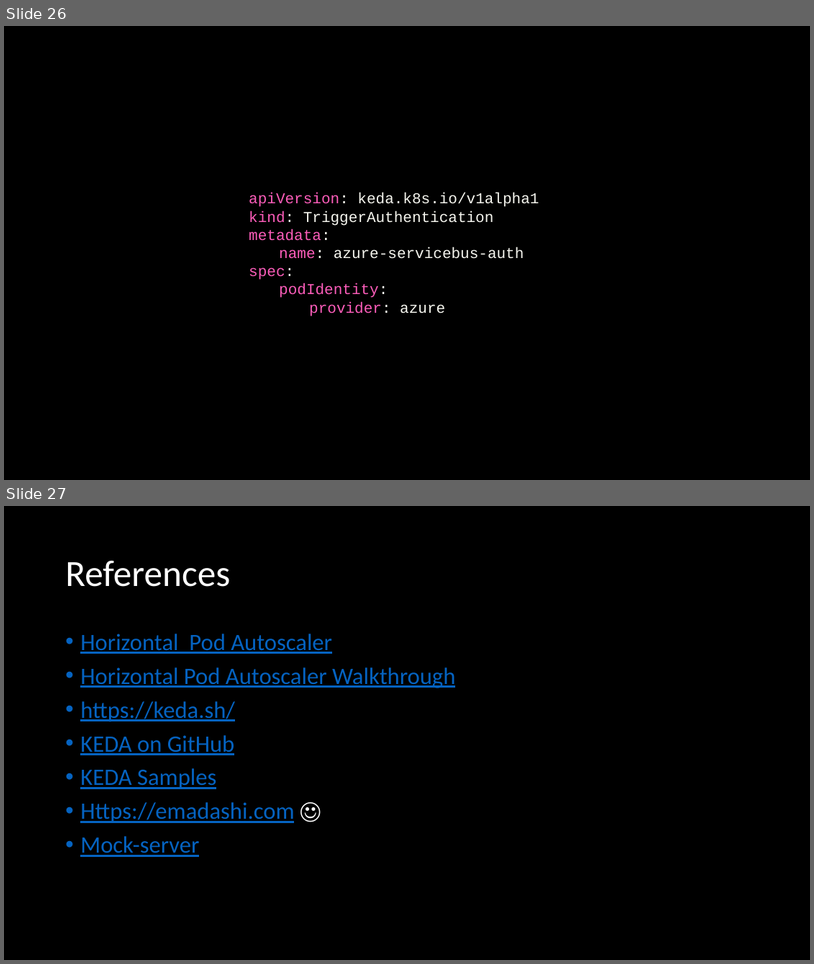
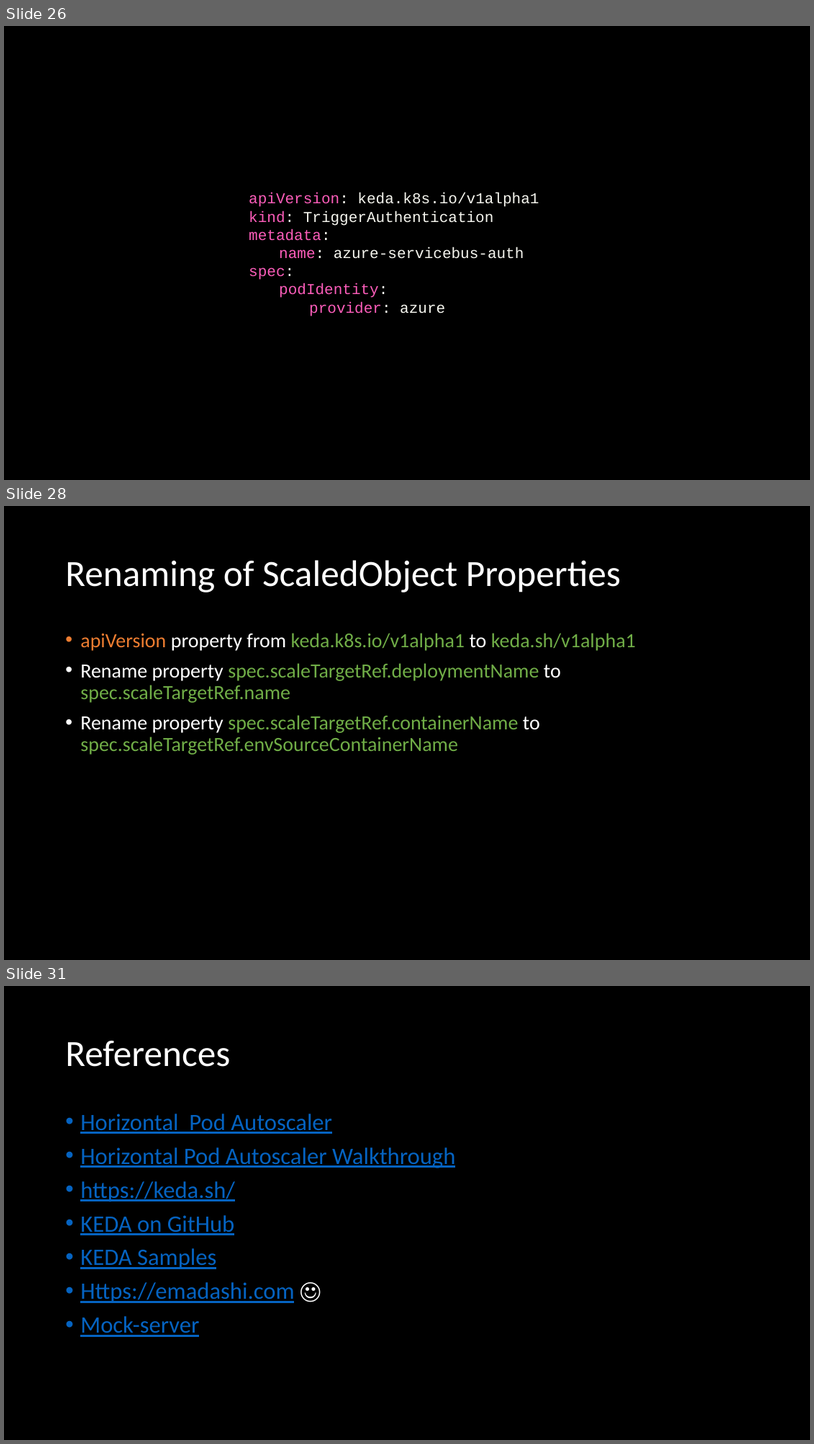
Before and after one commit to eashi/keda-workshop, a slide deck: preso.pptx. Shown one above the other, each under a label of ours: slides 26 and 27 before the commit, slides 26, 28 and 31 after it; the slides between them are not shown. The pictures are 814x964 and 814x1444 pixels, drawn with LibreOffice and Linux fonts; fonts in the diff are those of the drawing. Boxes give left, top, right and bottom in pixels: in the first picture for what was removed or moved away, otherwise in the second. Text is boxed around its words. In the diff, an @@ line names an element or a change of style, - is before the commit and + after.

```diff
--- a/preso.pptx
+++ b/preso.pptx
@@ slide 28 added at bbox=[4, 506, 810, 960], background #000000 @@
@@ title added at bbox=[65, 560, 621, 592], 44 pt, text #FFFFFF @@
+Renaming of ScaledObject Properties
@@ text added at bbox=[80, 633, 636, 754], 24 pt, text #70AD47 @@
+• apiVersion property from keda.k8s.io/v1alpha1 to keda.sh/v1alpha1
+• Rename property spec.scaleTargetRef.deploymentName to spec.scaleTargetRef.name
+• Rename property spec.scaleTargetRef.containerName to spec.scaleTargetRef.envSourceContainerName
@@ what was slide 27 is now slide 31 @@
```
Also in this commit, not shown: 3 other slides added, 1 other file.
